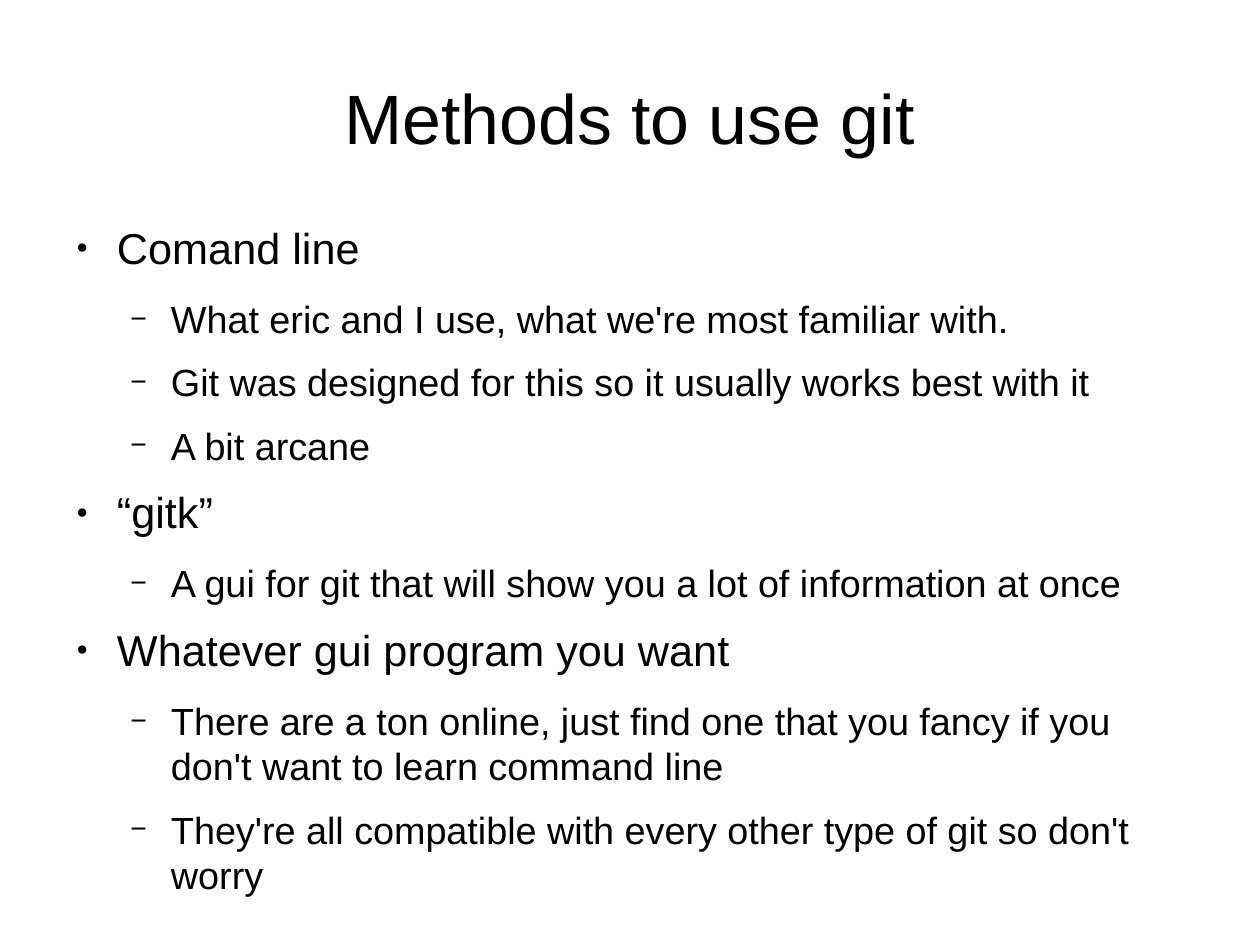
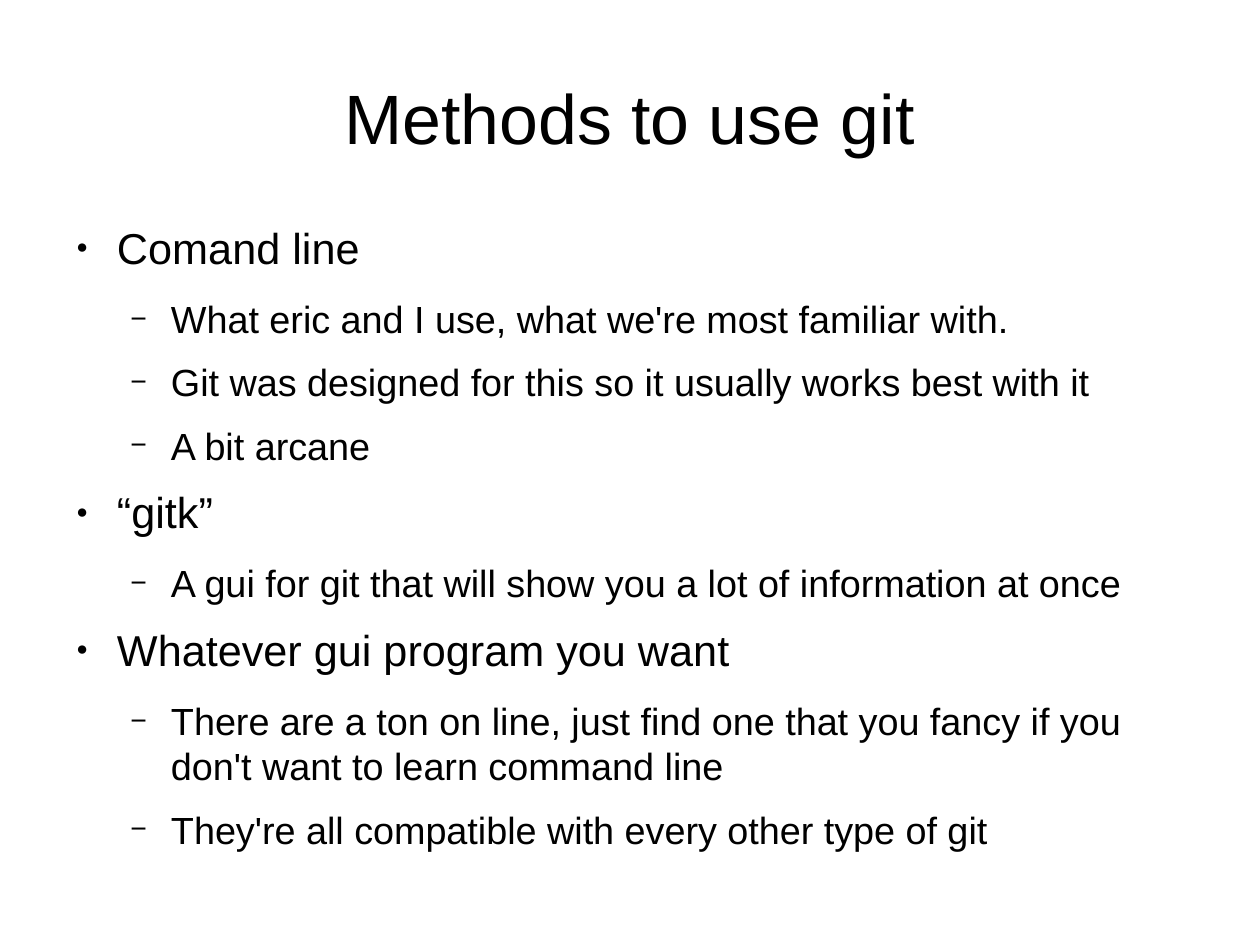
Before and after one commit to UMKCRobotics/Chris-Git-Presentation, a slide deck: slide 5 of presentation.odp. Drawn at 1260x945 pixels with LibreOffice and Linux fonts; fonts in the diff are those of the drawing. Boxes give left, top, right and bottom in pixels: in the first picture for what was removed or moved away, otherwise in the second. Text is boxed around its words. In the diff, an @@ line names an element or a change of style, - is before the commit and + after.

```diff
--- a/presentation.odp
+++ b/presentation.odp
@@ text at [171,707,1121,851]: text changed @@
-  − There are a ton online, just find one that you fancy if you don't want to learn command line
-  − They're all compatible with every other type of git so don't worry
+  − There are a ton on line, just find one that you fancy if you don't want to learn command line
+  − They're all compatible with every other type of git
```
Also in this commit, not shown: 11 other slides changed, 1 slide added.
